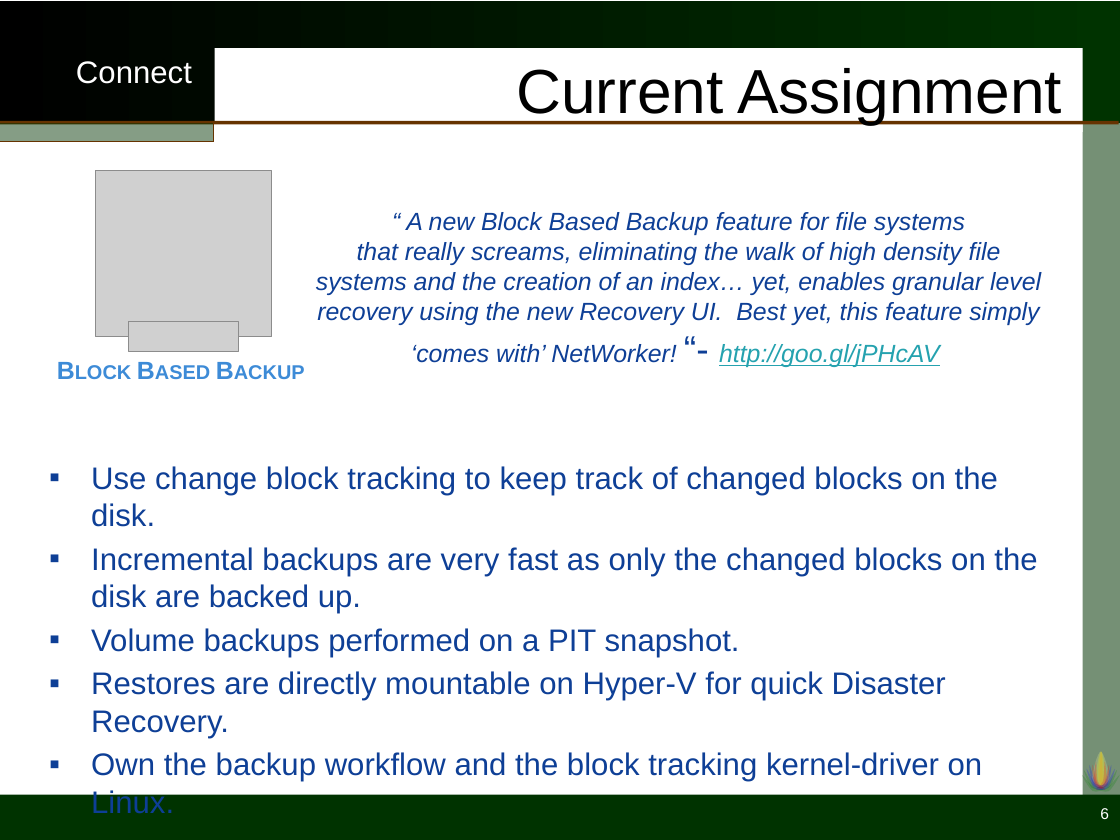
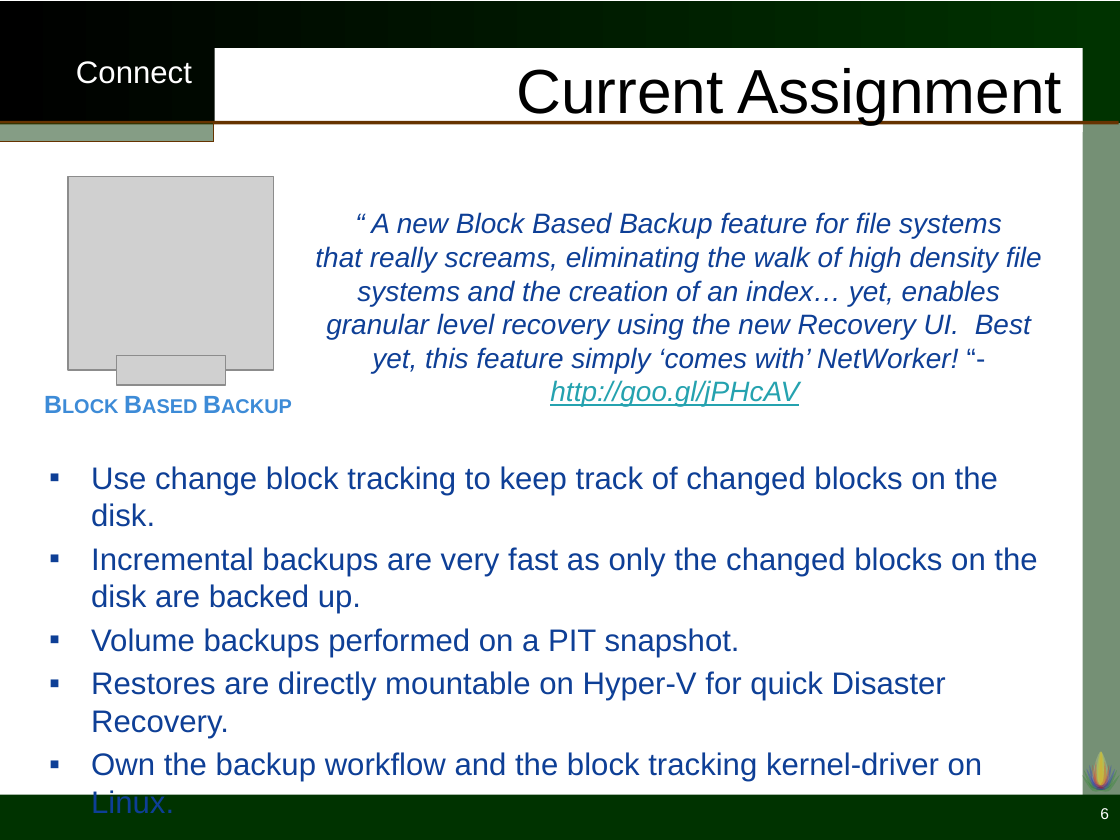
Before and after one commit to vaibhav92/connect_toolkit, a slide deck: slide 6 of Presentations/Presentation.pptm. Drawn at 1120x840 pixels with LibreOffice and Linux fonts; fonts in the diff are those of the drawing; grey boxes stand for pictures; background and template pictures are left out. Boxes give left, top, right and bottom in pixels: in the first picture for what was removed or moved away, otherwise in the second. Text is boxed around its words. In the diff, an @@ line names an element or a change of style, - is before the commit and + after.

```diff
--- a/Presentations/Presentation.pptm
+++ b/Presentations/Presentation.pptm
@@ picture: place and size @@
-picture at (95, 170, 271, 336)
+picture at (68, 176, 274, 370)
@@ text "“ A new Block Based ..." at (315, 212, 1042, 407): size 16 to 18 pt; size 24 to 18 pt in "“-"; more space between paragraphs @@
@@ picture removed at (129, 321, 239, 352) @@
@@ picture added at (116, 355, 226, 385) @@
@@ text "Block Based Backup": place and size @@
-text "Block Based Backup" at (46, 349, 321, 391)
+text "Block Based Backup" at (34, 383, 309, 424)
```
Also in this commit, not shown: 10 other slides changed, 1 slide added, 1 other file.
